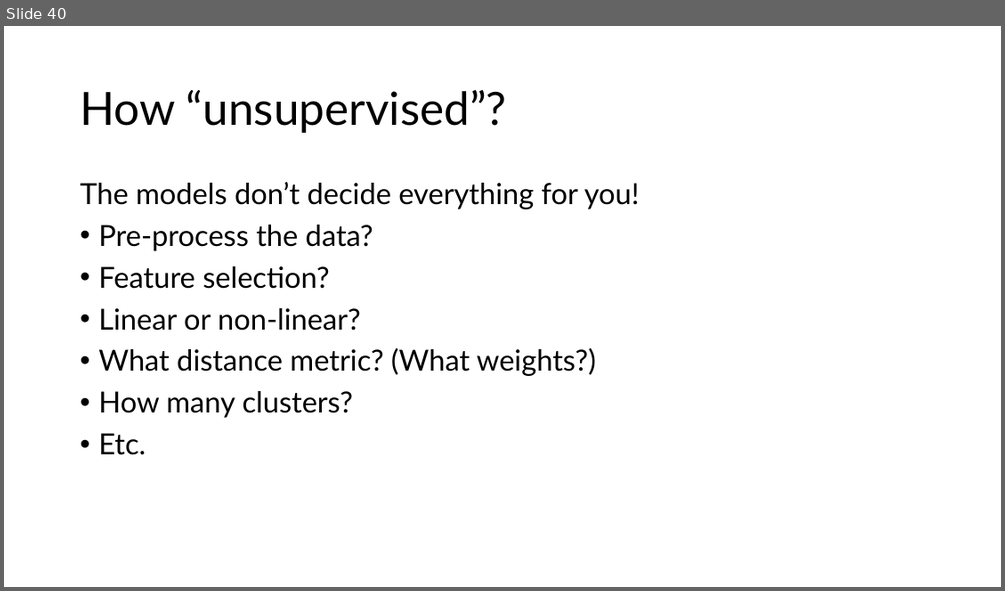
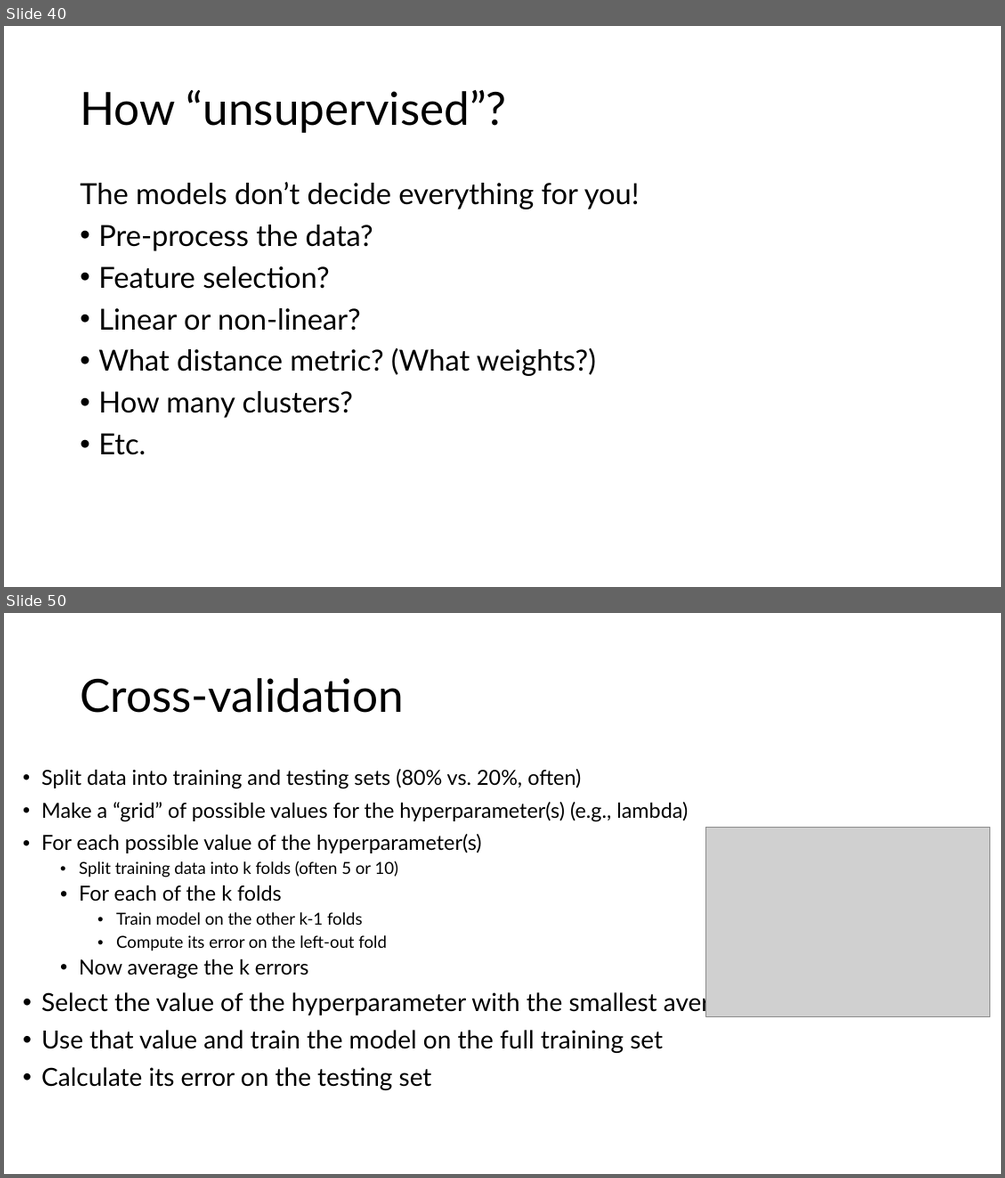
Before and after one commit to jmc108/hugen2073-textbook, a slide deck: lecture_slides/11_machine_learning/11_machine_learning.pptx. Shown one above the other, each under a label of ours: slide 40 before the commit, slides 40 and 50 after it; the slides between them are not shown. The pictures are 1005x591 and 1005x1178 pixels, drawn with LibreOffice and Linux fonts; fonts in the diff are those of the drawing; grey boxes stand for pictures. Boxes give left, top, right and bottom in pixels: in the first picture for what was removed or moved away, otherwise in the second. Text is boxed around its words. In the diff, an @@ line names an element or a change of style, - is before the commit and + after.

Commit message:
Updated lecture 11

```diff
--- a/lecture_slides/11_machine_learning/11_machine_learning.pptx
+++ b/lecture_slides/11_machine_learning/11_machine_learning.pptx
@@ slide 50 added at <box>4,613,1001,1174</box>, background #FFFFFF @@
@@ title added at <box>80,678,403,713</box>, 44 pt, text #000000 @@
+Cross-validation
@@ text added at <box>41,769,809,1090</box>, 20 pt, text #000000 @@
+• Split data into training and testing sets (80% vs. 20%, often)
+• Make a “grid” of possible values for the hyperparameter(s) (e.g., lambda)
+• For each possible value of the hyperparameter(s)
+  • Split training data into k folds (often 5 or 10)
+  • For each of the k folds
+    • Train model on the other k-1 folds
+    • Compute its error on the left-out fold
+  • Now average the k errors
+• Select the value of the hyperparameter with the smallest average error
+• Use that value and train the model on the full training set
+• Calculate its error on the testing set
@@ picture added at <box>706,827,989,1017</box> @@
```
Also in this commit, not shown: 16 other slides added, 4 other files.
